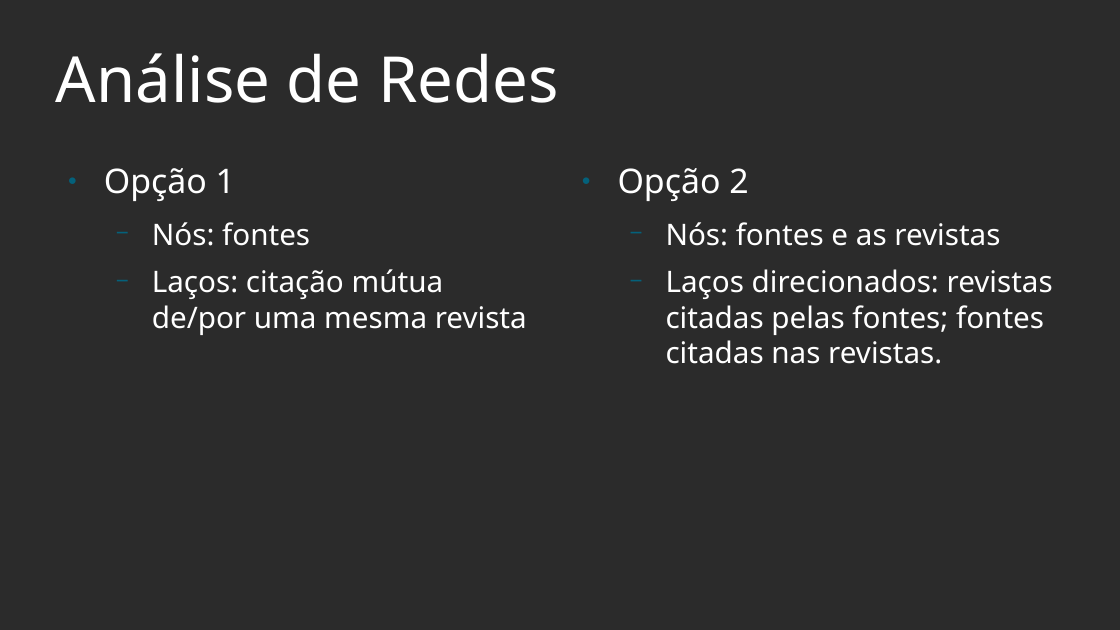
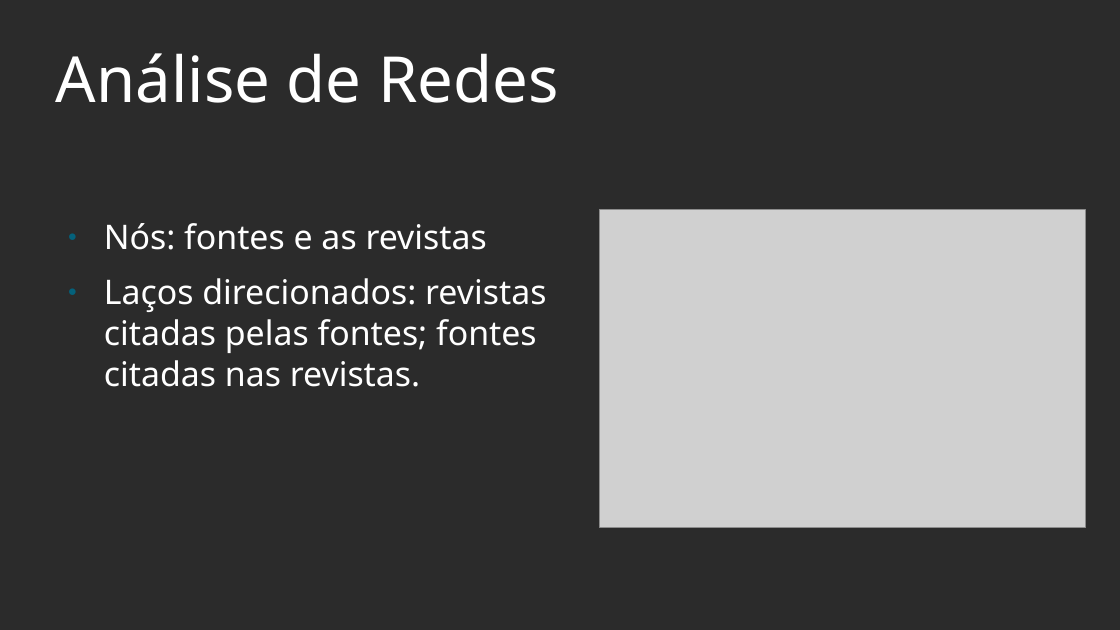
Before and after one commit to lucasmberaldo/Revisao-Escapula, a slide deck: slide 12 of Qualificação_Humanidades_Digitais.odp. Drawn at 1120x630 pixels with LibreOffice and Linux fonts; fonts in the diff are those of the drawing; grey boxes stand for pictures; background and template pictures are left out; a plain dark background stands for a picture behind light text. Boxes give left, top, right and bottom in pixels: in the first picture for what was removed or moved away, otherwise in the second. Text is boxed around its words. In the diff, an @@ line names an element or a change of style, - is before the commit and + after.

```diff
--- a/Qualificação_Humanidades_Digitais.odp
+++ b/Qualificação_Humanidades_Digitais.odp
@@ text removed at <box>618,168,1053,364</box> @@
-● Opção 2
-  − Nós: fontes e as revistas
-  − Laços direcionados: revistas citadas pelas fontes; fontes citadas nas revistas.
@@ text at <box>104,223,546,387</box>: text changed; size 21 to 24 pt @@
-● Opção 1
-  − Nós: fontes
-  − Laços: citação mútua de/por uma mesma revista
+● Nós: fontes e as revistas
+● Laços direcionados: revistas citadas pelas fontes; fontes citadas nas revistas.
@@ picture added at <box>601,210,1086,528</box> @@
```
Also in this commit, not shown: 1 other file.
